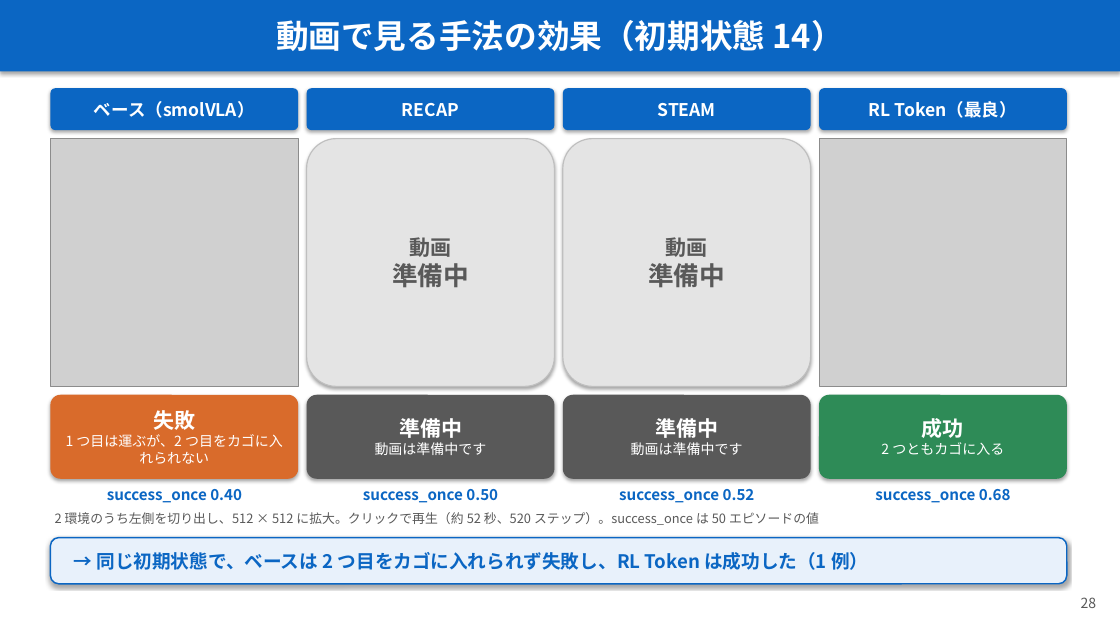
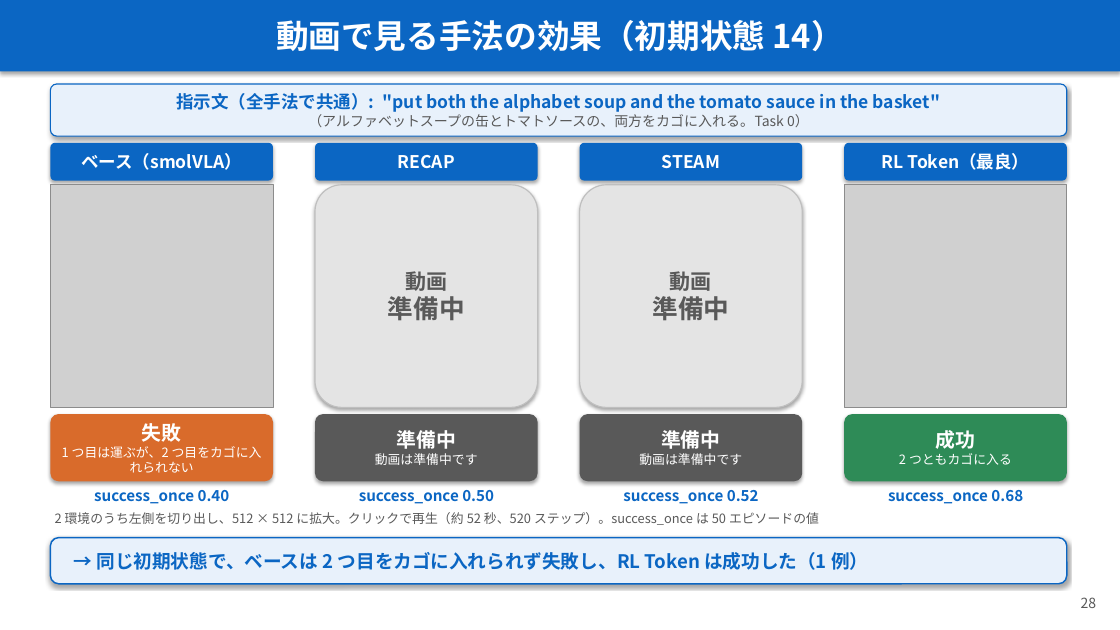
Before and after one commit to Junhand/libero_RL, a slide deck: slide 28 of docs/RECAP_STEAM_RLToken.pptx. Drawn at 1120x630 pixels with LibreOffice and Linux fonts; fonts in the diff are those of the drawing; grey boxes stand for pictures. Boxes give left, top, right and bottom in pixels: in the first picture for what was removed or moved away, otherwise in the second. Text is boxed around its words. In the diff, an @@ line names an element or a change of style, - is before the commit and + after.

```diff
--- a/docs/RECAP_STEAM_RLToken.pptx
+++ b/docs/RECAP_STEAM_RLToken.pptx
@@ rounded rectangle added at [50, 84, 1067, 136], fill #E8F1FB, outline #0B66C3 1 pt, 15 pt, text #0B66C3, bold @@
+指示文（全手法で共通）: "put both the alphabet soup and the tomato sauce in the basket"
+（アルファベットスープの缶とトマトソースの、両方をカゴに入れる。Task 0）
@@ rounded rectangle "ベース（smolVLA）": place and size @@
-rounded rectangle "ベース（smolVLA）" at [50, 88, 298, 130]
+rounded rectangle "ベース（smolVLA）" at [50, 143, 273, 181]
@@ rounded rectangle "RECAP": place and size @@
-rounded rectangle "RECAP" at [307, 88, 555, 130]
+rounded rectangle "RECAP" at [315, 143, 538, 181]
@@ rounded rectangle "STEAM": place and size @@
-rounded rectangle "STEAM" at [563, 88, 811, 130]
+rounded rectangle "STEAM" at [580, 143, 802, 181]
@@ rounded rectangle "RL Token（最良）": place and size @@
-rounded rectangle "RL Token（最良）" at [819, 88, 1067, 130]
+rounded rectangle "RL Token（最良）" at [844, 143, 1067, 181]
@@ picture: place and size @@
-picture at [50, 139, 298, 386]
+picture at [50, 185, 273, 408]
@@ rounded rectangle "動画": place and size @@
-rounded rectangle "動画" at [307, 139, 555, 386]
+rounded rectangle "動画" at [315, 185, 538, 408]
@@ rounded rectangle "動画": place and size @@
-rounded rectangle "動画" at [563, 139, 811, 386]
+rounded rectangle "動画" at [580, 185, 802, 408]
@@ picture: place and size @@
-picture at [819, 139, 1067, 386]
+picture at [844, 185, 1067, 408]
@@ rounded rectangle "失敗": place and size @@
-rounded rectangle "失敗" at [50, 395, 298, 479]
+rounded rectangle "失敗" at [50, 414, 273, 481]
@@ rounded rectangle "失敗" at [50, 414, 273, 481]: size 18 to 17 pt in "失敗"; size 12 to 11 pt @@
@@ rounded rectangle "準備中": place and size @@
-rounded rectangle "準備中" at [307, 395, 555, 479]
+rounded rectangle "準備中" at [315, 414, 538, 481]
@@ rounded rectangle "準備中" at [315, 414, 538, 481]: size 18 to 17 pt in "準備中"; size 12 to 11 pt in "動画は準備中です" @@
@@ rounded rectangle "準備中" at [580, 414, 802, 481]: size 18 to 17 pt in "準備中"; size 12 to 11 pt in "動画は準備中です" @@
@@ rounded rectangle "準備中": place and size @@
-rounded rectangle "準備中" at [563, 395, 811, 479]
+rounded rectangle "準備中" at [580, 414, 802, 481]
@@ rounded rectangle "成功": place and size @@
-rounded rectangle "成功" at [819, 395, 1067, 479]
+rounded rectangle "成功" at [844, 414, 1067, 481]
@@ rounded rectangle "成功" at [844, 414, 1067, 481]: size 18 to 17 pt in "成功"; size 12 to 11 pt in "2 つともカゴに入る" @@
@@ text "success_once 0.40": place and size @@
-text "success_once 0.40" at [107, 489, 242, 503]
+text "success_once 0.40" at [94, 490, 230, 504]
@@ text "success_once 0.50": place and size @@
-text "success_once 0.50" at [363, 489, 498, 503]
+text "success_once 0.50" at [359, 490, 494, 504]
@@ text "success_once 0.52": place and size @@
-text "success_once 0.52" at [619, 489, 755, 503]
+text "success_once 0.52" at [623, 490, 759, 504]
@@ text "success_once 0.68": place and size @@
-text "success_once 0.68" at [875, 489, 1011, 503]
+text "success_once 0.68" at [888, 490, 1023, 504]
```
Also in this commit, not shown: 1 other file.
